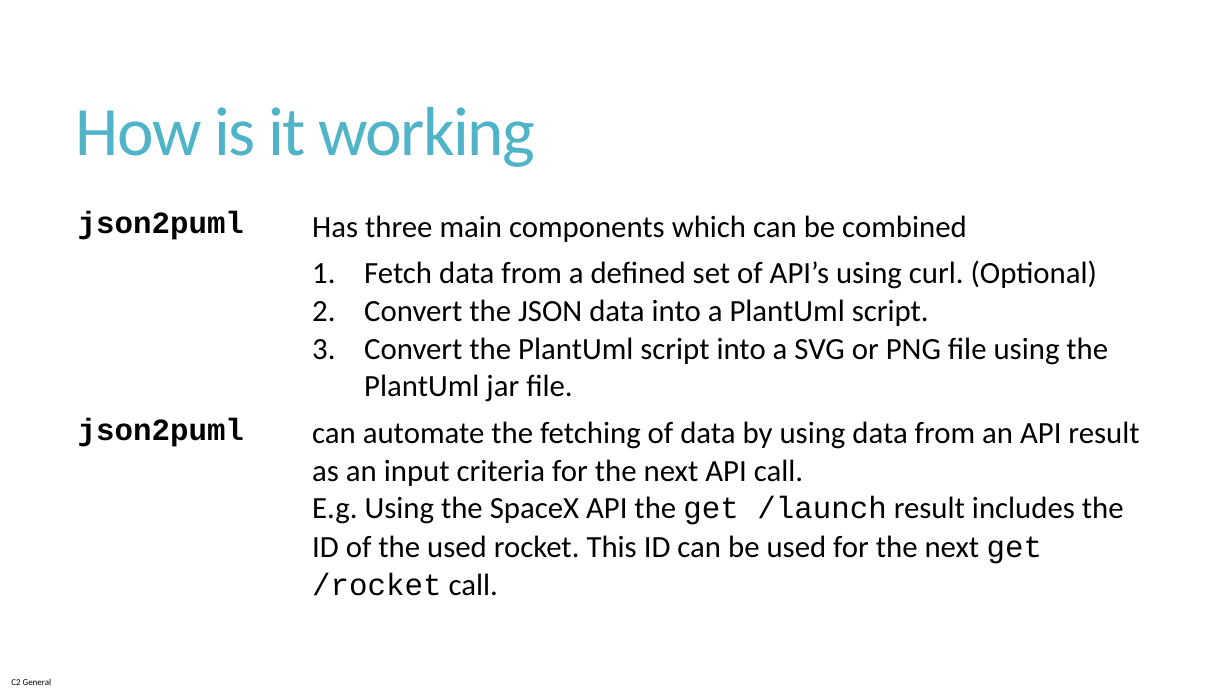
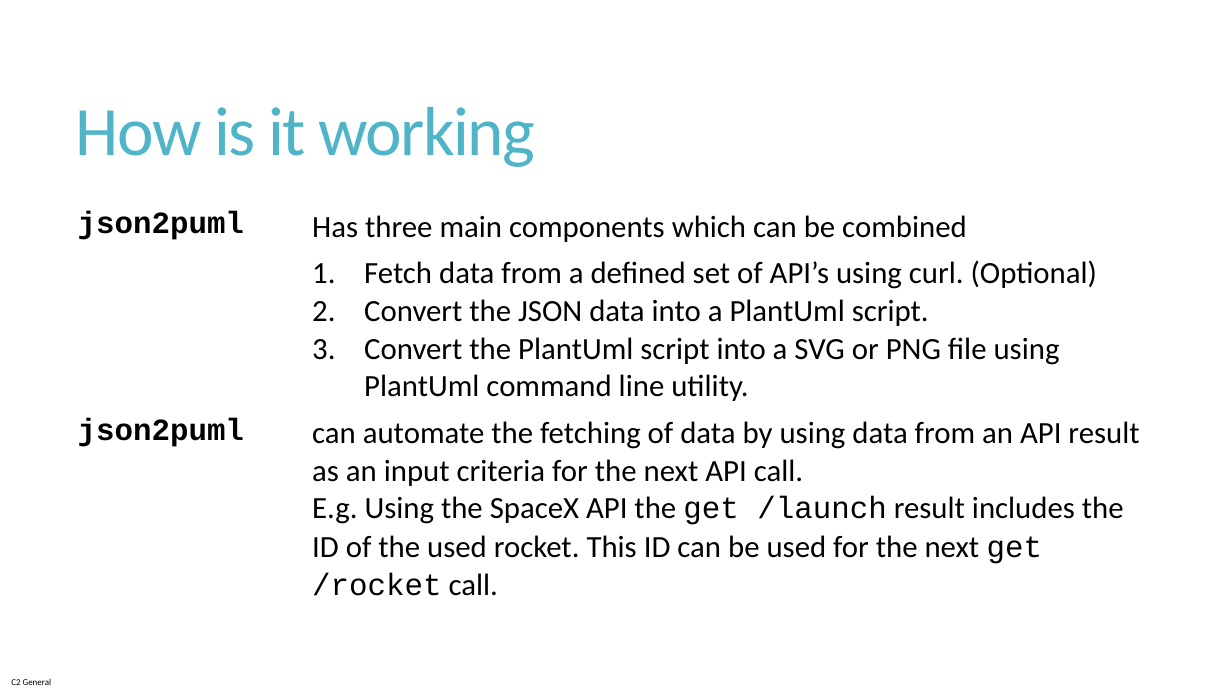
Before and after one commit to jfudickar/json2puml, a slide deck: slide 13 of documentation/json2puml introduction.pptx. Drawn at 1232x693 pixels with LibreOffice and Linux fonts; fonts in the diff are those of the drawing. Boxes give left, top, right and bottom in pixels: in the first picture for what was removed or moved away, otherwise in the second. Text is boxed around its words. In the diff, an @@ line names an element or a change of style, - is before the commit and + after.

```diff
--- a/documentation/json2puml introduction.pptx
+++ b/documentation/json2puml introduction.pptx
@@ table at bbox=[68, 203, 1157, 601] @@
-row 2, column 2: Fetch data from a defined set of API’s using curl. (Optional) / Convert the JSON data into a PlantUml script. / Convert the PlantUml script into a SVG or PNG file using the PlantUml jar file.
+row 2, column 2: Fetch data from a defined set of API’s using curl. (Optional) / Convert the JSON data into a PlantUml script. / Convert the PlantUml script into a SVG or PNG file using PlantUml command line utility.
```
Also in this commit, not shown: 2 other slides changed, 1 other file.
